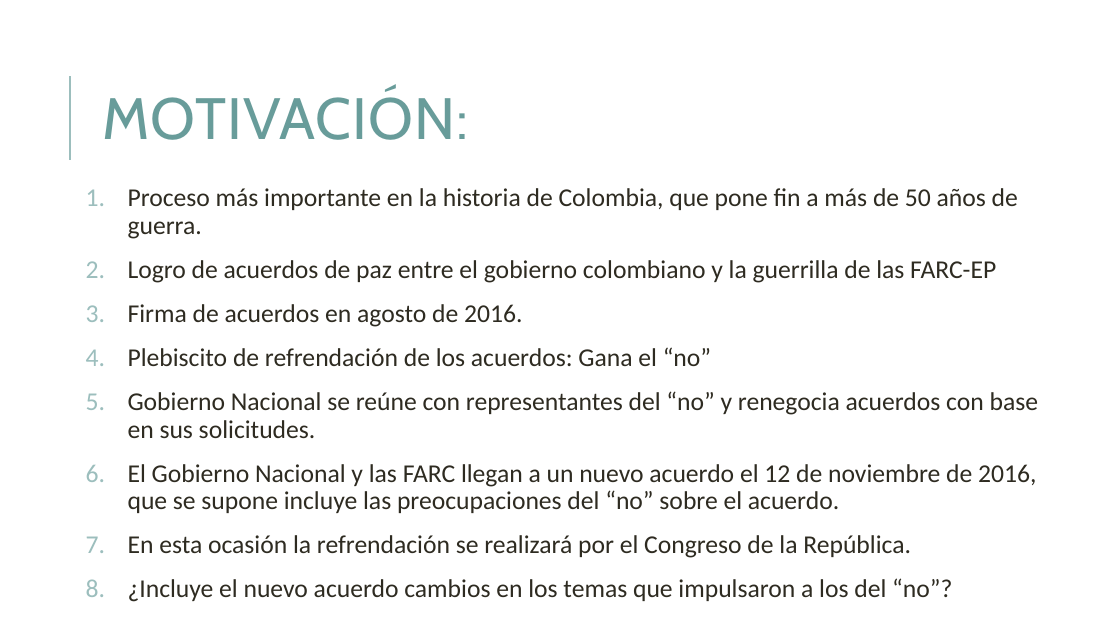
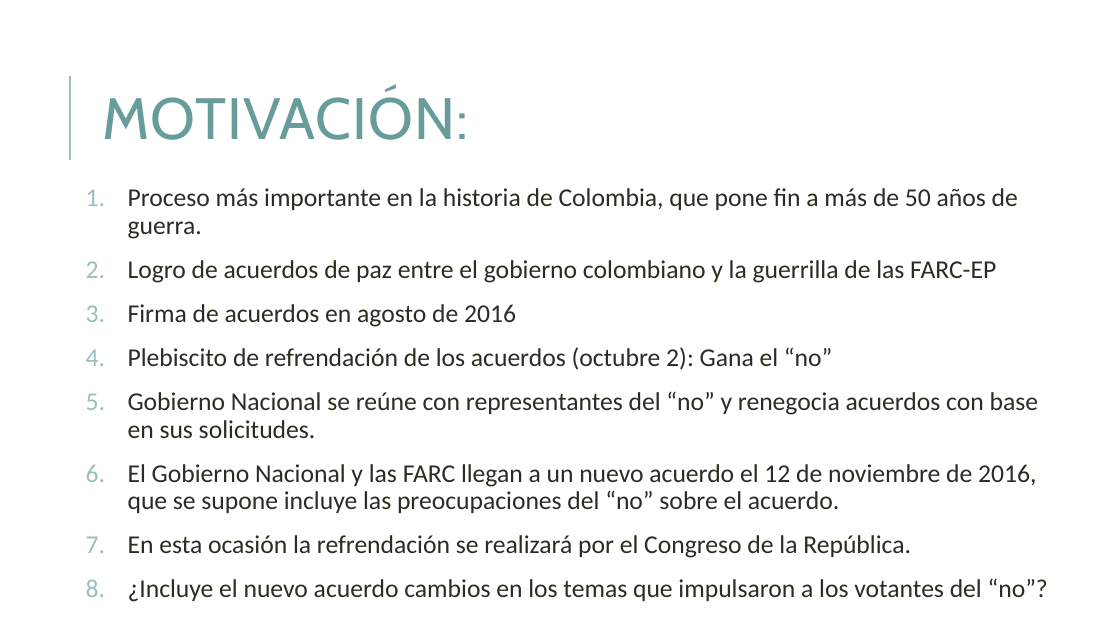
Before and after one commit to diecasta29/MCPP_diego.castaneda, a slide deck: slide 2 of MCPP_Trabajo_Final/Análisis de acuerdos de paz 2016.pptx. Drawn at 1120x630 pixels with LibreOffice and Linux fonts; fonts in the diff are those of the drawing. Boxes give left, top, right and bottom in pixels: in the first picture for what was removed or moved away, otherwise in the second. Text is boxed around its words. In the diff, an @@ line names an element or a change of style, - is before the commit and + after.

```diff
--- a/MCPP_Trabajo_Final/Análisis de acuerdos de paz 2016.pptx
+++ b/MCPP_Trabajo_Final/Análisis de acuerdos de paz 2016.pptx
@@ text at (x1=128, y1=304, x2=832, y2=370): text changed @@
-3. Firma de acuerdos en agosto de 2016.
-4. Plebiscito de refrendación de los acuerdos: Gana el “no”
+3. Firma de acuerdos en agosto de 2016
+4. Plebiscito de refrendación de los acuerdos (octubre 2): Gana el “no”
@@ text at (x1=128, y1=578, x2=1048, y2=602): text changed @@
-8. ¿Incluye el nuevo acuerdo cambios en los temas que impulsaron a los del “no”?
+8. ¿Incluye el nuevo acuerdo cambios en los temas que impulsaron a los votantes del “no”?
```
Also in this commit, not shown: 4 other slides changed.
